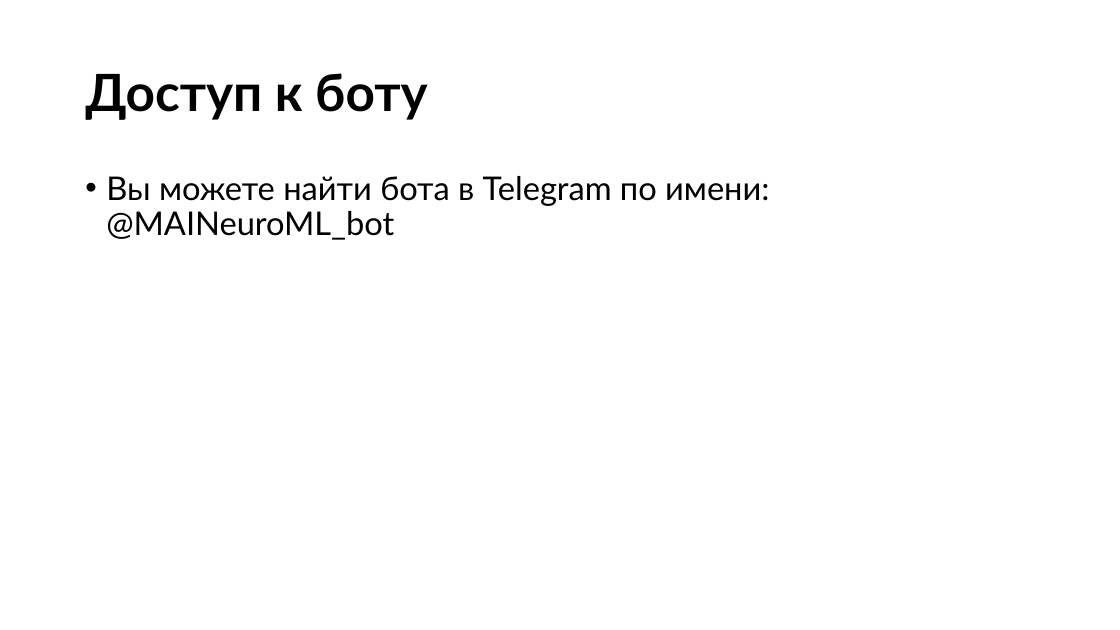
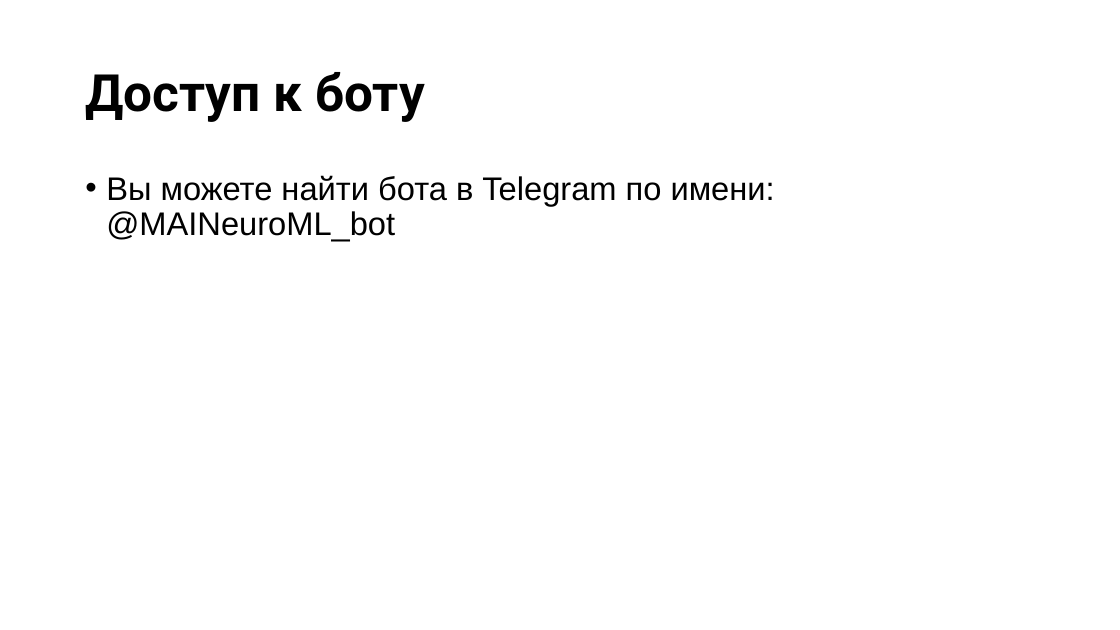
Before and after one commit to MLGBrotishka/neuro_mlops, a slide deck: slide 26 of presentation/Prompt2Pic.pptx (slide 10 before the commit). Drawn at 1120x630 pixels with LibreOffice and Linux fonts; fonts in the diff are those of the drawing. Boxes give left, top, right and bottom in pixels: in the first picture for what was removed or moved away, otherwise in the second. Text is boxed around its words. In the diff, an @@ line names an element or a change of style, - is before the commit and + after.

```diff
--- a/presentation/Prompt2Pic.pptx
+++ b/presentation/Prompt2Pic.pptx
@@ title "Доступ к боту" at box(85, 72, 425, 122): font Lato to Roboto @@
@@ text "Вы можете найти бота в ..." at box(106, 175, 775, 241): font Lato to Arial; less space between paragraphs @@
```
Also in this commit, not shown: 7 other slides changed, 18 slides added, 2 slides removed, 1 other file.
